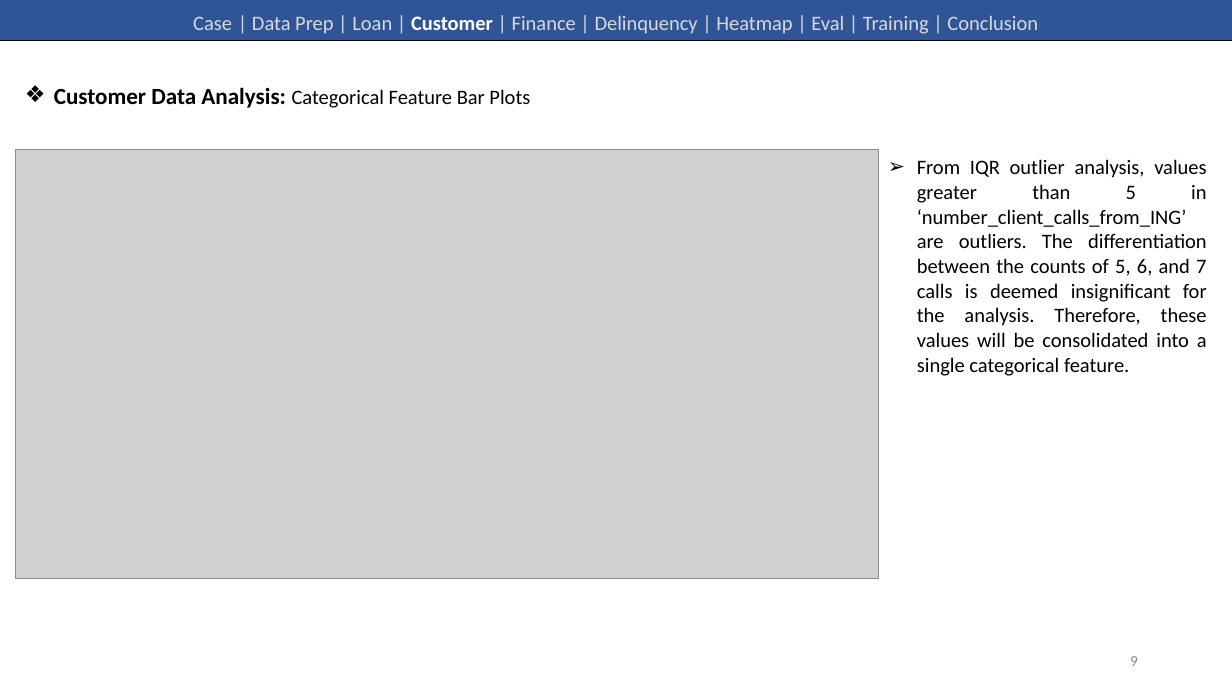
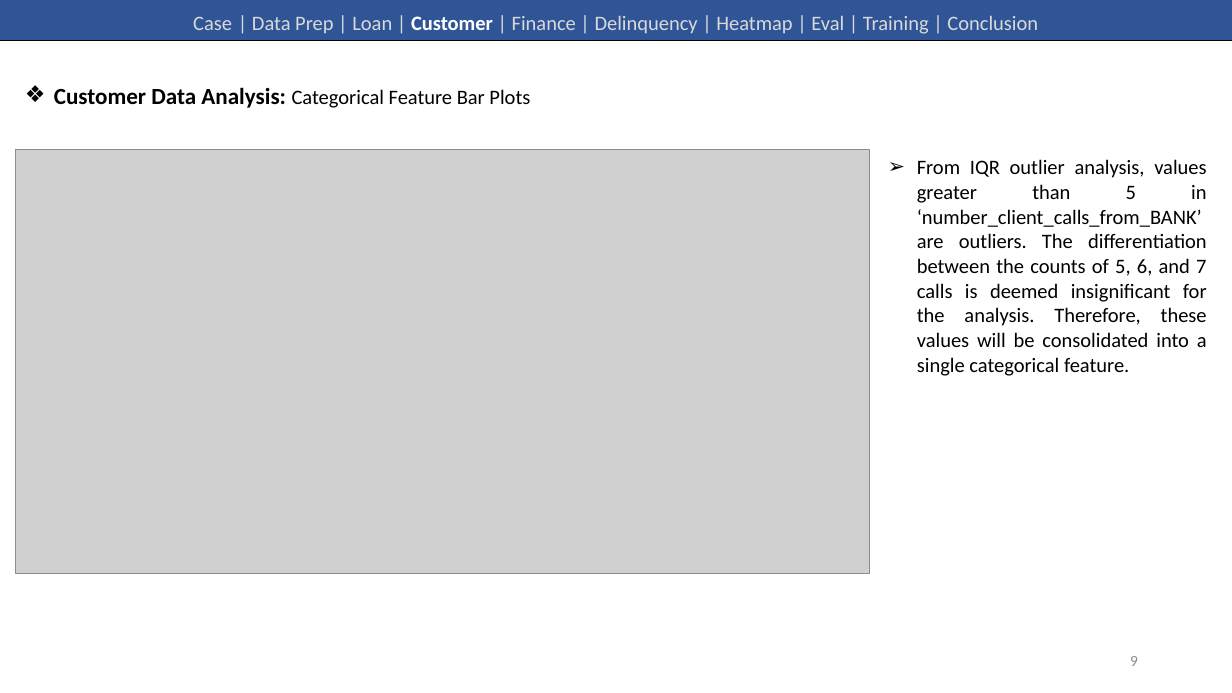
Before and after one commit to frkangul/rpaa-banking, a slide deck: slide 9 of rpaa-banking-project-client.pptx. Drawn at 1232x693 pixels with LibreOffice and Linux fonts; fonts in the diff are those of the drawing; grey boxes stand for pictures. Boxes give left, top, right and bottom in pixels: in the first picture for what was removed or moved away, otherwise in the second. Text is boxed around its words. In the diff, an @@ line names an element or a change of style, - is before the commit and + after.

```diff
--- a/rpaa-banking-project-client.pptx
+++ b/rpaa-banking-project-client.pptx
@@ picture: place and size @@
-picture at bbox=[16, 150, 879, 579]
+picture at bbox=[16, 150, 870, 574]
@@ text at bbox=[917, 159, 1207, 376]: text changed @@
-➢ From IQR outlier analysis, values greater than 5 in ‘number_client_calls_from_ING’ are outliers. The differentiation between the counts of 5, 6, and 7 calls is deemed insignificant for the analysis. Therefore, these values will be consolidated into a single categorical feature.
+➢ From IQR outlier analysis, values greater than 5 in ‘number_client_calls_from_BANK’ are outliers. The differentiation between the counts of 5, 6, and 7 calls is deemed insignificant for the analysis. Therefore, these values will be consolidated into a single categorical feature.
```
Also in this commit, not shown: 5 other slides changed.
